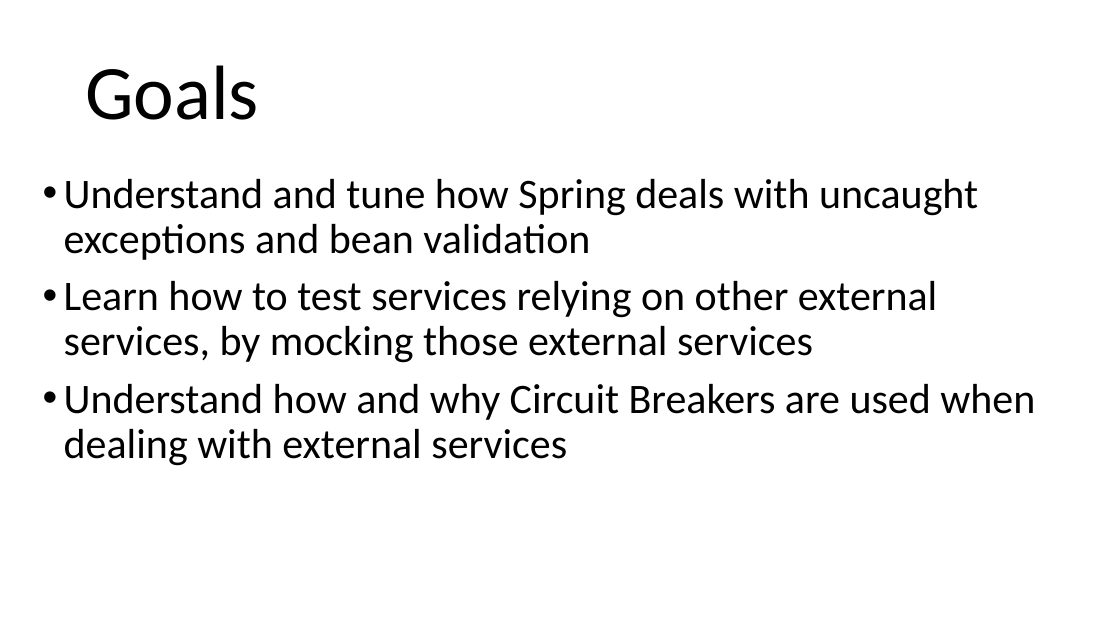
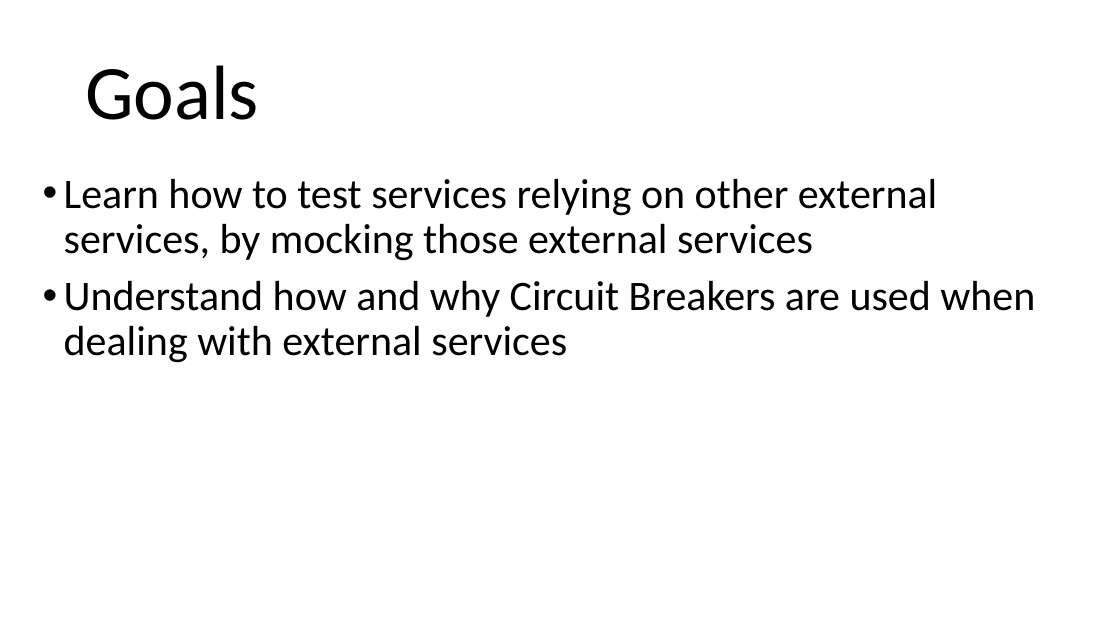
Before and after one commit to arcuri82/testing_security_development_enterprise_systems, a slide deck: slide 2 of doc/advanced/slides/lesson_06.pptx. Drawn at 1120x630 pixels with LibreOffice and Linux fonts; fonts in the diff are those of the drawing. Boxes give left, top, right and bottom in pixels: in the first picture for what was removed or moved away, otherwise in the second. Text is boxed around its words. In the diff, an @@ line names an element or a change of style, - is before the commit and + after.

```diff
--- a/doc/advanced/slides/lesson_06.pptx
+++ b/doc/advanced/slides/lesson_06.pptx
@@ text at (x1=64, y1=179, x2=978, y2=260): paragraph removed @@
-• Understand and tune how Spring deals with uncaught exceptions and bean validation
```
Also in this commit, not shown: 2 other slides changed, 4 slides removed, 17 other files.
